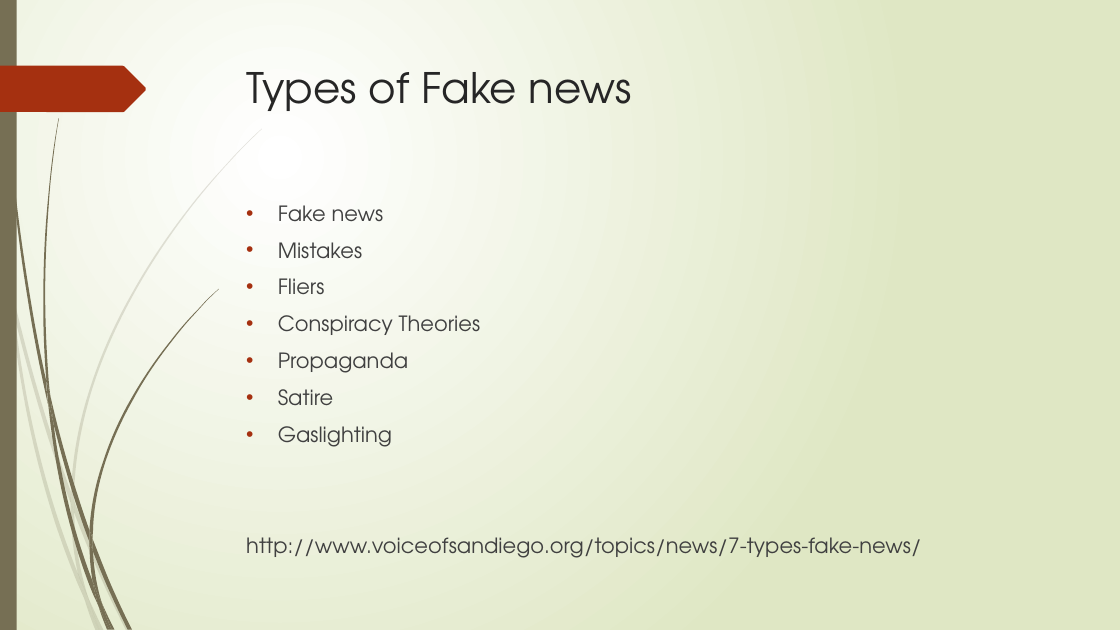
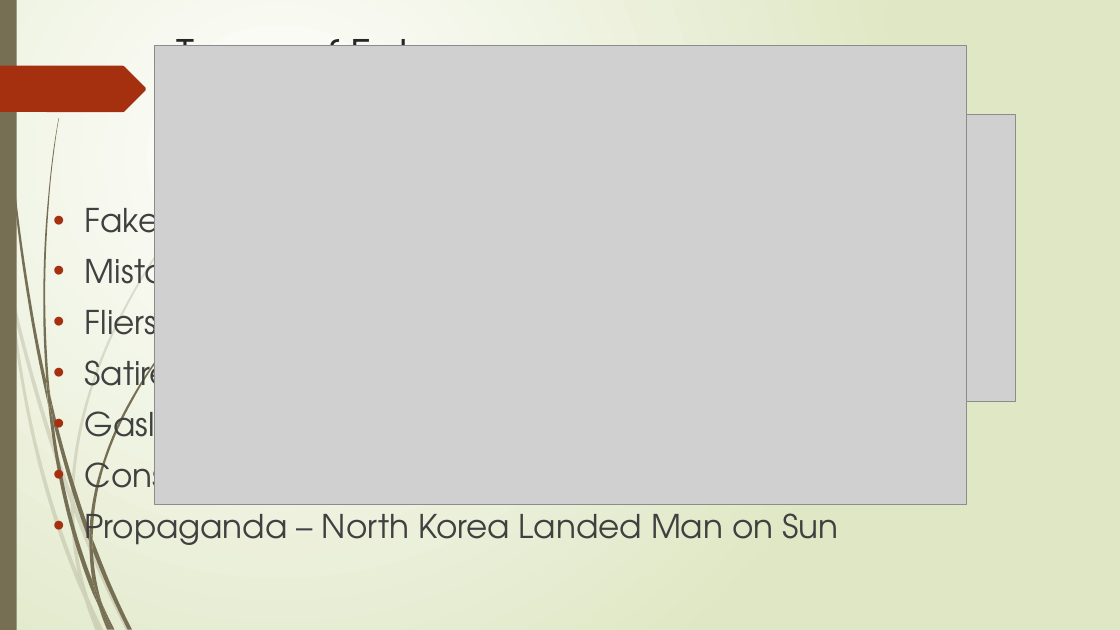
Before and after one commit to dimasmamot/PENS-IT-S6, a slide deck: slide 5 of Bahasa Inggris 6/How effective is media verification in stopping fake.pptx. Drawn at 1120x630 pixels with LibreOffice and Linux fonts; fonts in the diff are those of the drawing; grey boxes stand for pictures. Boxes give left, top, right and bottom in pixels: in the first picture for what was removed or moved away, otherwise in the second. Text is boxed around its words. In the diff, an @@ line names an element or a change of style, - is before the commit and + after.

```diff
--- a/Bahasa Inggris 6/How effective is media verification in stopping fake.pptx
+++ b/Bahasa Inggris 6/How effective is media verification in stopping fake.pptx
@@ title "Types of Fake news" rewrapped from <box>247,72,632,111</box> to <box>176,27,562,46</box> @@
@@ picture added at <box>155,45,967,505</box> @@
@@ picture added at <box>505,114,1016,402</box> @@
@@ text "Fake news": place and size @@
-text "Fake news" at <box>246,205,921,558</box>
+text "Fake news" at <box>85,198,838,554</box>
@@ text at <box>85,198,263,452</box>: size 18 to 28 pt in "Fake news", "Mistakes", "Fliers", "Satire" and 1 more places @@
@@ text at <box>278,315,480,373</box>: paragraphs removed @@
-• Conspiracy Theories
-• Propaganda
@@ text at <box>85,448,838,554</box>: text changed; size 18 to 28 pt @@
-http://www.voiceofsandiego.org/topics/news/7-types-fake-news/
+• Conspiracy Theories – Roswell UFO
+• Propaganda – North Korea Landed Man on Sun
```
Also in this commit, not shown: 4 other slides changed, 6 slides added, 20 other files.
